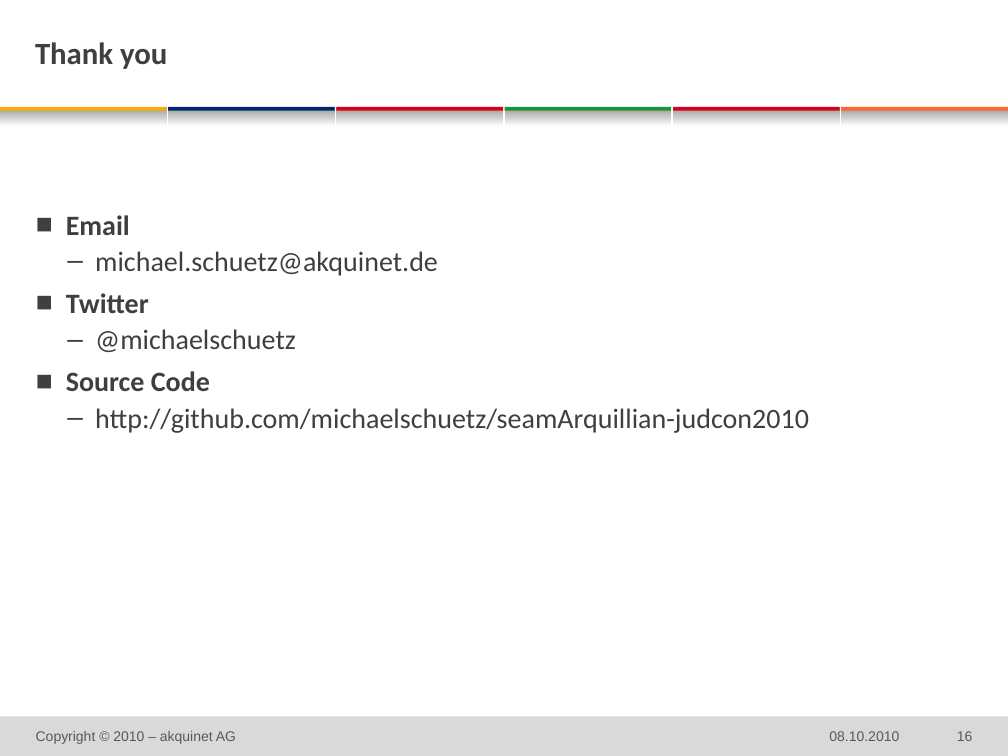
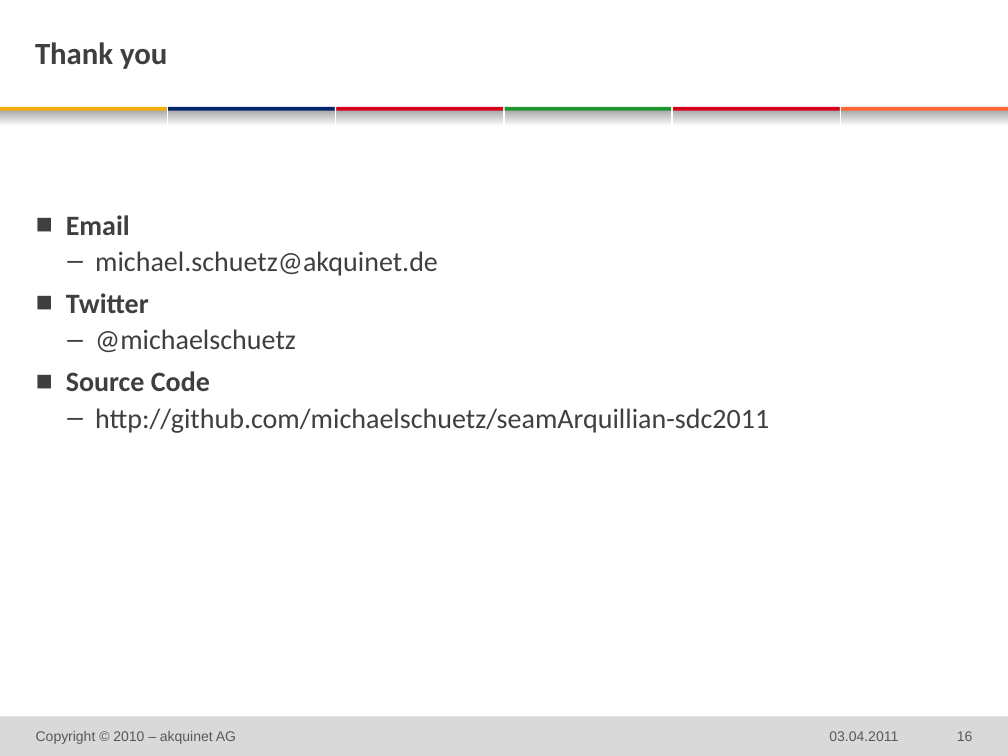
Before and after one commit to michaelschuetz/seamArquillian-sdc2011, a slide deck: slide 16 of doc/sdc_SeamArquillian.pptx. Drawn at 1008x756 pixels with LibreOffice and Linux fonts; fonts in the diff are those of the drawing; background and template pictures are left out. Boxes give left, top, right and bottom in pixels: in the first picture for what was removed or moved away, otherwise in the second. Text is boxed around its words. In the diff, an @@ line names an element or a change of style, - is before the commit and + after.

```diff
--- a/doc/sdc_SeamArquillian.pptx
+++ b/doc/sdc_SeamArquillian.pptx
@@ text at [95, 408, 769, 433]: text changed @@
-    – http://github.com/michaelschuetz/seamArquillian-judcon2010
+    – http://github.com/michaelschuetz/seamArquillian-sdc2011
@@ text at [829, 731, 898, 741]: text changed @@
-08.10.2010
+03.04.2011
```
Also in this commit, not shown: 14 other slides changed, 1 slide added, 1 slide removed.
